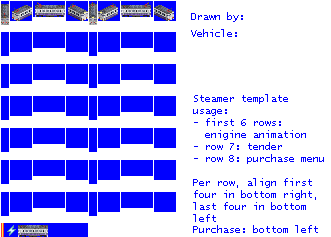
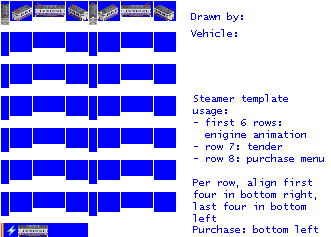
Layer changes from the first 331×237 image to the second:
painted on "empty.png" over (18, 11, 168, 236)
